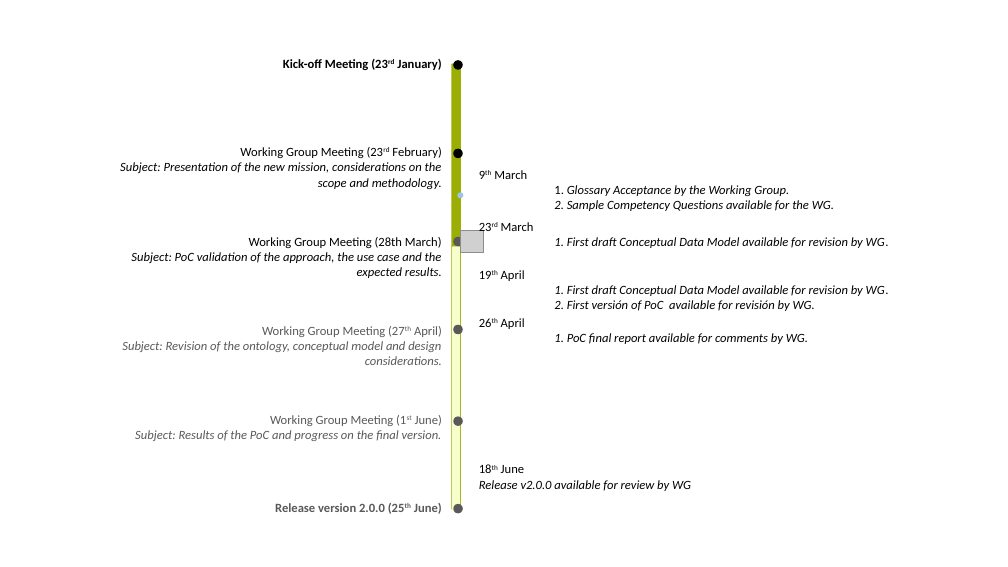
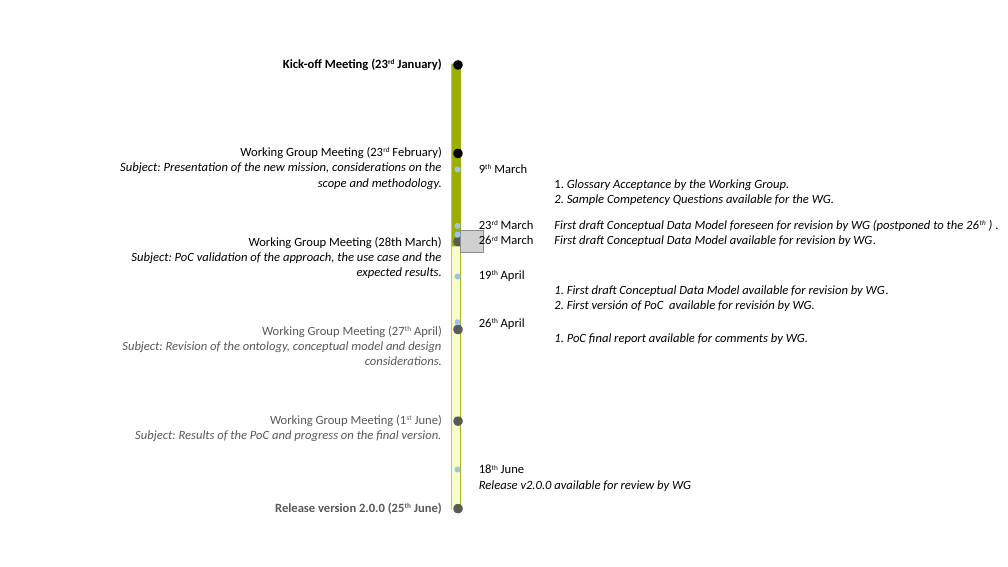
Before and after one commit to eProcurement-everis/ePO, a slide deck: slide 2 of 08_Project_management/WGM Reports/5th_WGM/Timeline.pptx. Drawn at 1008x567 pixels with LibreOffice and Linux fonts; fonts in the diff are those of the drawing; grey boxes stand for pictures. Boxes give left, top, right and bottom in pixels: in the first picture for what was removed or moved away, otherwise in the second. Text is boxed around its words. In the diff, an @@ line names an element or a change of style, - is before the commit and + after.

Commit message:
milestones updated

```diff
--- a/08_Project_management/WGM Reports/5th_WGM/Timeline.pptx
+++ b/08_Project_management/WGM Reports/5th_WGM/Timeline.pptx
@@ ellipse: place and size @@
-ellipse at bbox=[457, 192, 464, 198]
+ellipse at bbox=[454, 166, 461, 172]
@@ text "9th March 1. Glossary Acceptance ...": place and size @@
-text "9th March 1. Glossary Acceptance ..." at bbox=[494, 170, 834, 211]
+text "9th March 1. Glossary Acceptance ..." at bbox=[494, 164, 834, 205]
@@ ellipse added at bbox=[454, 223, 461, 229], fill #9DC3E6 @@
@@ ellipse added at bbox=[454, 232, 461, 238], fill #9DC3E6 @@
@@ text at bbox=[501, 220, 964, 246]: text changed @@
-23rd March
-1. First draft Conceptual Data Model available for revision by WG.
+23rd March First draft Conceptual Data Model foreseen for revision by WG (postponed to the 26th ) .
+26rd March First draft Conceptual Data Model available for revision by WG.
@@ ellipse added at bbox=[454, 274, 461, 280], fill #9DC3E6 @@
@@ ellipse added at bbox=[454, 319, 461, 325], fill #9DC3E6 @@
@@ ellipse added at bbox=[454, 467, 461, 473], fill #9DC3E6 @@
```
